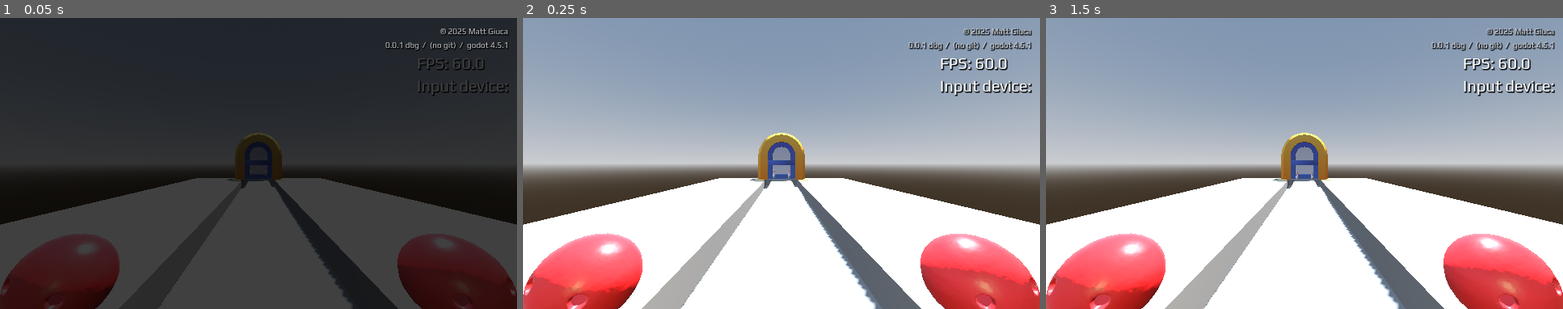
Above: before the commit, frames 1-3 (left to right).
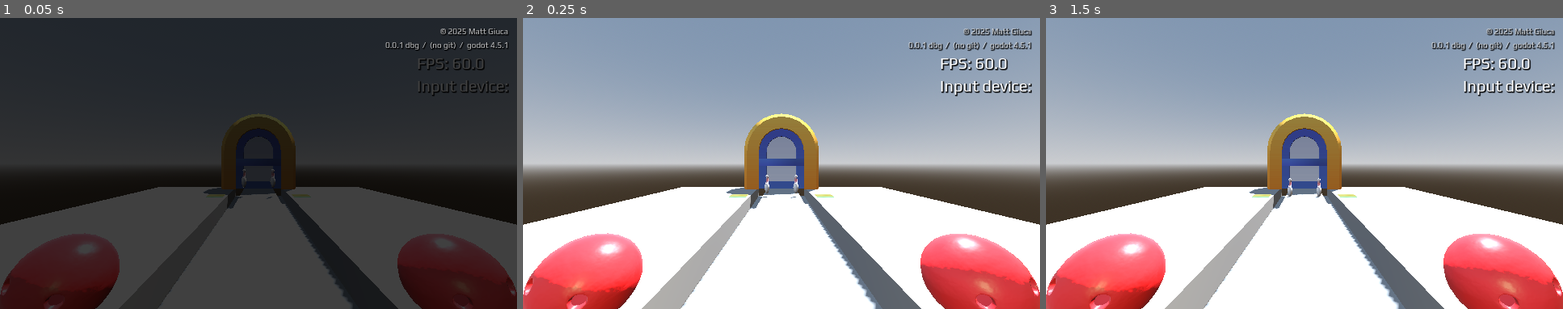
Above: after the commit, the same moments.

Repository: mgiuca/two-hands
Game: Godot game, scene res://scenes/levels/bowling.tscn
Same seed, same stepped clock (60 frames per second), same inputs: the game is played once before the commit and once after it. This scene is started directly instead of the project's main scene.
Inputs (mouse positions are in pixels of both pictures, inside the frame that each line leads up to):
- Up to frame 1 (0.05 s): no input
- Up to frame 2 (0.25 s): no input
- Up to frame 3 (1.5 s): tap Enter (ui_accept) at 0.5, 0.77, 1.07, 1.25 s; move the mouse to (1418, 148) at 0.52 s; hold Right (ui_right) 0.53-1.25 s; click (1418, 148) at 0.67 s; drag from (1201, 178) to (1278, 221) at 1.27 s

The runs differ from the first frame. In frame 1, 3.2% of the frame differs, in the area x 11-89%, y 32-67%; in frame 2, 4.0%; in frame 3, 4.0%.

Commit message:
Bowling: Move pins much closer (about half way).
Also give the ball a little boost.

It's now possible to win.

Diff:
--- a/scenes/bowling_ball.gd
+++ b/scenes/bowling_ball.gd
@@ -37,6 +37,9 @@
       # Transfer linear and angular velocity from the controller to the rigid body.
       var pose := xr_controller.get_pose()
       print('Transferring controller to rigid: linear = %v, angular = %v (has tracking = %s)' % [pose.linear_velocity, pose.angular_velocity, pose.has_tracking_data])
+      # Give the ball a bit of a boost towards the end.
+      # TODO: Make this boost a customizable property.
+      var lin_vel := pose.linear_velocity + Vector3(0, 0, -3)
       rigid_body.force_new_linear_velocity(pose.linear_velocity)
       rigid_body.force_new_angular_velocity(pose.angular_velocity)
       rigid_body.freeze = false
--- a/scenes/levels/bowling.tscn
+++ b/scenes/levels/bowling.tscn
@@ -21,38 +21,38 @@
 [node name="Static" type="Node3D" parent="." index="7"]
 
 [node name="Ground" type="CSGBox3D" parent="Static" index="0"]
-transform = Transform3D(1, 0, 0, 0, 1, 0, 0, 0, 1, 0, -0.5, -5.5)
+transform = Transform3D(1, 0, 0, 0, 1, 0, 0, 0, 1, 0, -0.5, -2.5)
 use_collision = true
-size = Vector3(11, 1, 22)
+size = Vector3(11, 1, 16)
 
 [node name="GutterLeft" type="CSGBox3D" parent="Static/Ground" index="0"]
-transform = Transform3D(1, 0, 0, 0, 1, 0, 0, 0, 1, -1, 0.5, -3)
+transform = Transform3D(1, 0, 0, 0, 1, 0, 0, 0, 1, -1, 0.5, -2)
 operation = 2
-size = Vector3(0.5, 1, 14)
+size = Vector3(0.5, 1, 12)
 
 [node name="GutterRight" type="CSGBox3D" parent="Static/Ground" index="1"]
-transform = Transform3D(1, 0, 0, 0, 1, 0, 0, 0, 1, 1, 0.5, -3)
+transform = Transform3D(1, 0, 0, 0, 1, 0, 0, 0, 1, 1, 0.5, -2)
 operation = 2
-size = Vector3(0.5, 1, 14)
+size = Vector3(0.5, 1, 12)
 
 [node name="PinLeft" parent="." index="8" node_paths=PackedStringArray("flags") instance=ExtResource("3_7wjn3")]
-transform = Transform3D(1, 0, 0, 0, 1, 0, 0, 0, 1, -0.571, 0.361, -14.486)
+transform = Transform3D(1, 0, 0, 0, 1, 0, 0, 0, 1, -0.571, 0.361, -7.486)
 debug_action = "debug_left_action"
 flags = NodePath("../FlagsLeft")
 
 [node name="PinRight" parent="." index="9" node_paths=PackedStringArray("flags") instance=ExtResource("3_7wjn3")]
-transform = Transform3D(1, 0, 0, 0, 1, 0, 0, 0, 1, 0.571, 0.361, -14.486)
+transform = Transform3D(1, 0, 0, 0, 1, 0, 0, 0, 1, 0.571, 0.361, -7.486)
 debug_action = "debug_right_action"
 flags = NodePath("../FlagsRight")
 
 [node name="FlagsLeft" parent="." index="10" instance=ExtResource("4_2p8bq")]
-transform = Transform3D(8.649347, 0, 0, 0, 8.649347, 0, 0, 0, 8.649347, -1.699976, -0.86555254, -15.160644)
+transform = Transform3D(8.649347, 0, 0, 0, 8.649347, 0, 0, 0, 8.649347, -1.699976, -0.86555254, -8.160644)
 
 [node name="FlagsRight" parent="." index="11" instance=ExtResource("4_2p8bq")]
-transform = Transform3D(8.649347, 0, 0, 0, 8.649347, 0, 0, 0, 8.649347, 1.7, -0.866, -15.161)
+transform = Transform3D(8.649347, 0, 0, 0, 8.649347, 0, 0, 0, 8.649347, 1.7, -0.866, -8.161)
 
 [node name="Door" parent="." index="12" instance=ExtResource("3_2p8bq")]
-transform = Transform3D(3.870159, 0, 0, 0, 3.870159, 0, 0, 0, 3.870159, 0, 0, -16.163345)
+transform = Transform3D(3.870159, 0, 0, 0, 3.870159, 0, 0, 0, 3.870159, 0, 0, -10.163345)
 
 [node name="SecondaryLight" type="OmniLight3D" parent="." index="13"]
 transform = Transform3D(1, 0, 0, 0, 1, 0, 0, 0, 1, 0, 1.2278504, 0.83508337)
